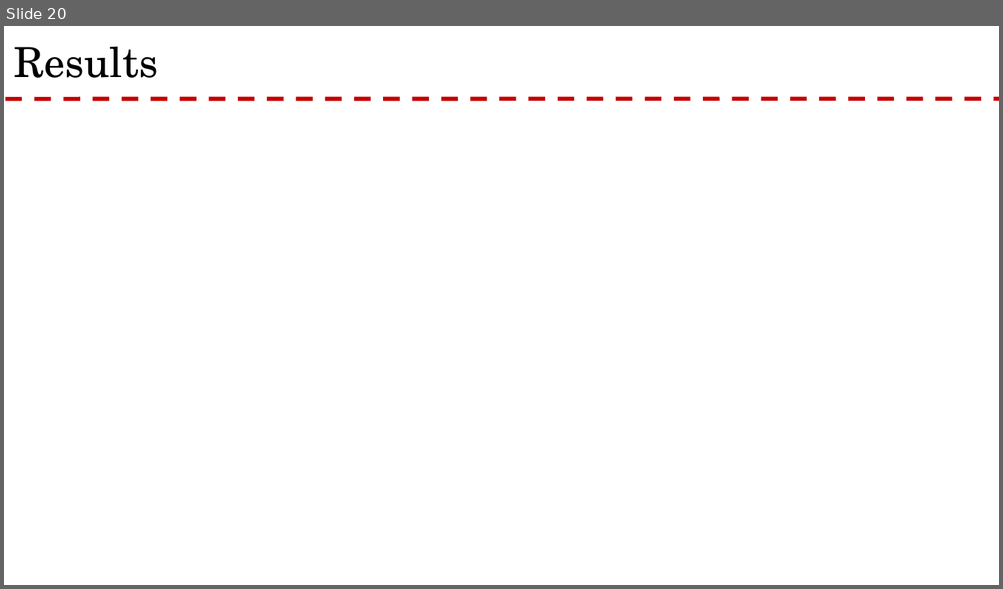
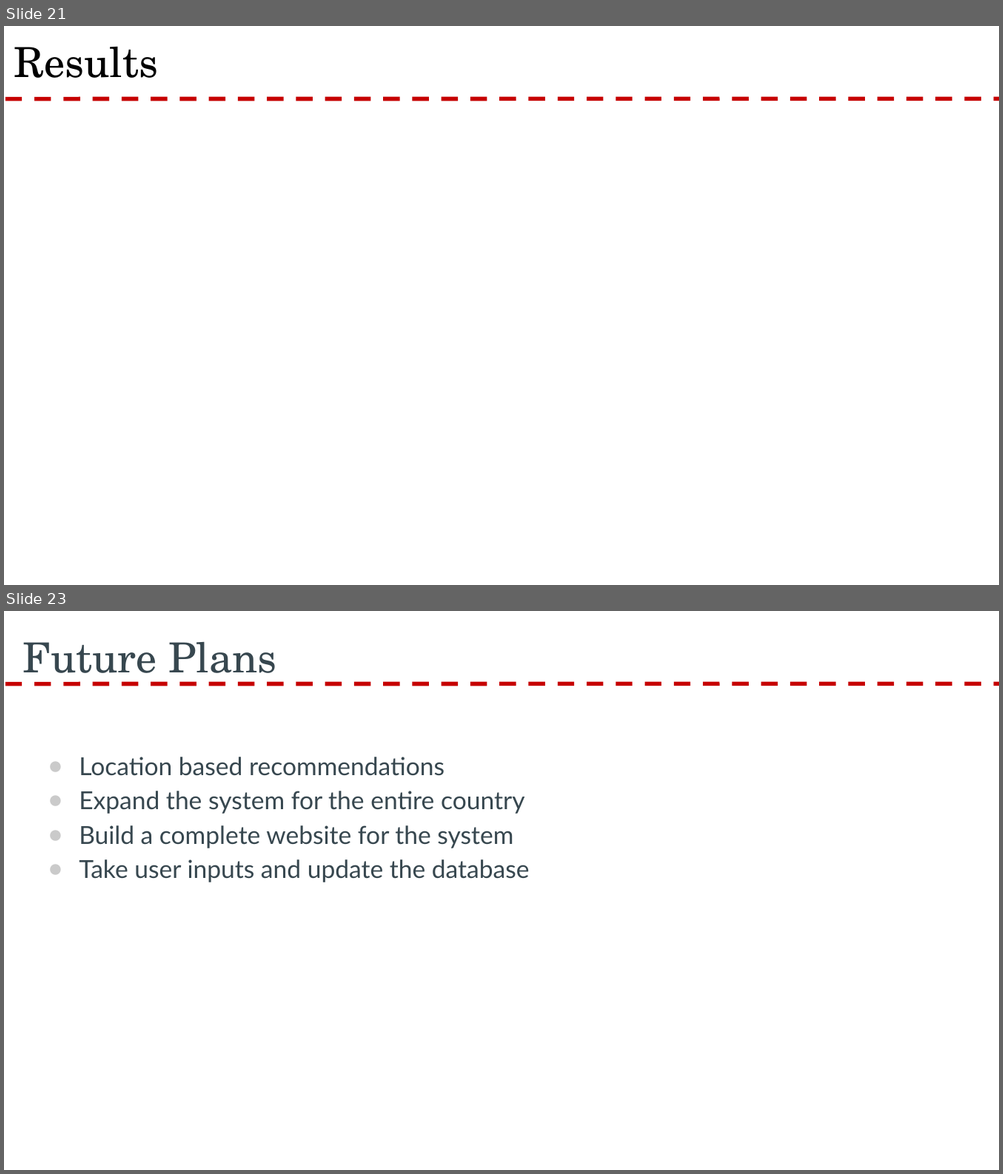
Before and after one commit to rnair7163/Restaurant-Recommendation-System-using-Yelp-Dataset, a slide deck: PPT/Yelp Presentation.pptx. Shown one above the other, each under a label of ours: slide 20 before the commit, slides 21 and 23 after it; the slides between them are not shown. The pictures are 1003x589 and 1003x1174 pixels, drawn with LibreOffice and Linux fonts; fonts in the diff are those of the drawing; background and template pictures are left out. Boxes give left, top, right and bottom in pixels: in the first picture for what was removed or moved away, otherwise in the second. Text is boxed around its words. In the diff, an @@ line names an element or a change of style, - is before the commit and + after.

Commit message:
Added future plans and lessons learnt

```diff
--- a/PPT/Yelp Presentation.pptx
+++ b/PPT/Yelp Presentation.pptx
@@ slide 23 added at [4, 611, 999, 1170], background #FFFFFF; not listed: 1 template element that a slide beside it also shows @@
@@ title added at [23, 642, 276, 685], 30 pt, text #37474F @@
+Future Plans
@@ text added at [79, 757, 529, 883], 18 pt, text #37474F @@
+● Location based recommendations
+● Expand the system for the entire country
+● Build a complete website for the system
+● Take user inputs and update the database
@@ what was slide 20 is now slide 21 @@
```
Also in this commit, not shown: 1 slide changed, 1 other slide added, 1 slide removed.
